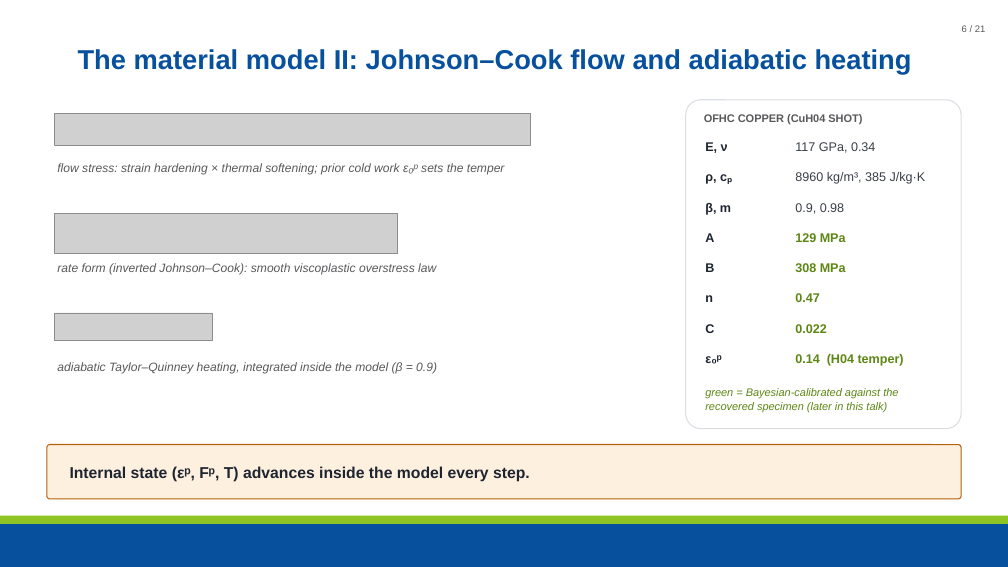
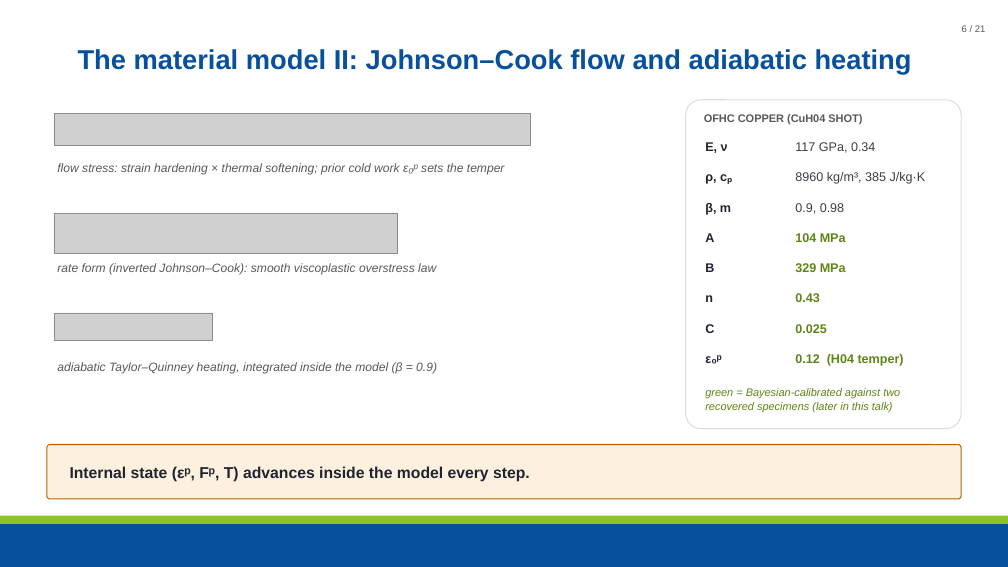
Before and after one commit to maxnezdyur/marlin, a slide deck: slide 6 of examples/impact/slide_assets/WCCM_NEML2_explicit_dynamics_v2.pptx. Drawn at 1008x567 pixels with LibreOffice and Linux fonts; fonts in the diff are those of the drawing; grey boxes stand for pictures; background and template pictures are left out. Boxes give left, top, right and bottom in pixels: in the first picture for what was removed or moved away, otherwise in the second. Text is boxed around its words. In the diff, an @@ line names an element or a change of style, - is before the commit and + after.

Commit message:
adopt joint two-shot calibration: model files from g3 median, deck slides reworked

```diff
--- a/examples/impact/slide_assets/WCCM_NEML2_explicit_dynamics_v2.pptx
+++ b/examples/impact/slide_assets/WCCM_NEML2_explicit_dynamics_v2.pptx
@@ text at [795, 233, 846, 242]: text changed @@
-129 MPa
+104 MPa
@@ text at [795, 263, 846, 272]: text changed @@
-308 MPa
+329 MPa
@@ text at [795, 293, 819, 302]: text changed @@
-0.47
+0.43
@@ text at [795, 324, 826, 333]: text changed @@
-0.022
+0.025
@@ text at [795, 354, 904, 366]: text changed @@
-0.14 (H04 temper)
+0.12 (H04 temper)
@@ text at [705, 388, 900, 413]: text changed @@
-green = Bayesian-calibrated against the recovered specimen (later in this talk)
+green = Bayesian-calibrated against two recovered specimens (later in this talk)
```
Also in this commit, not shown: 3 other slides changed, 3 other files.
